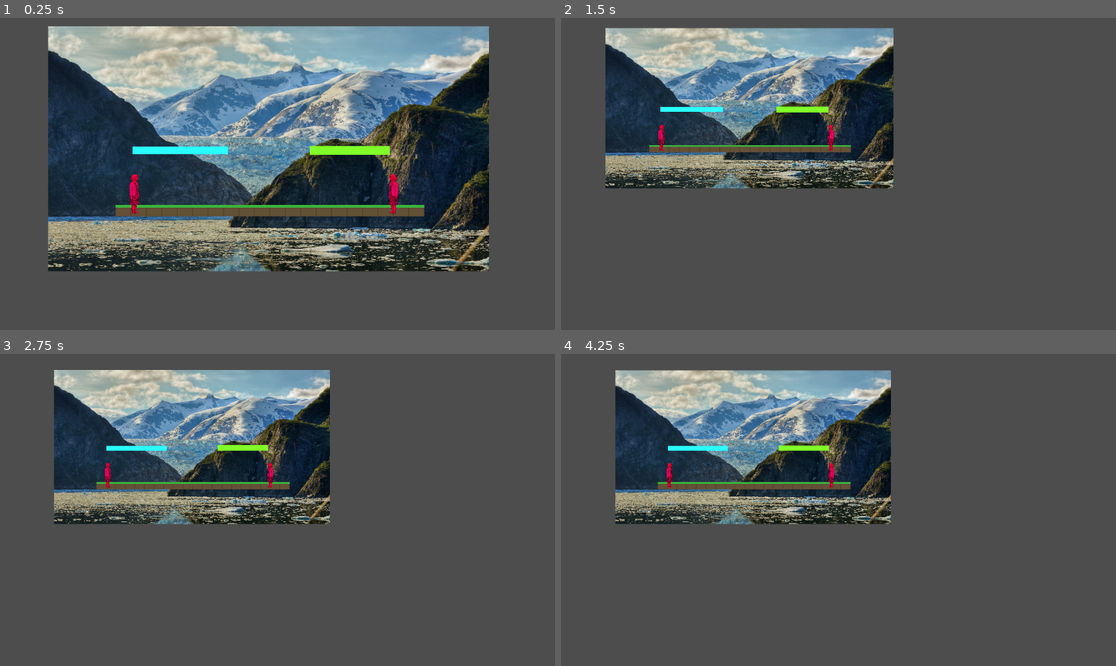
Above: before the commit, frames 1-4 (two rows, left to right).
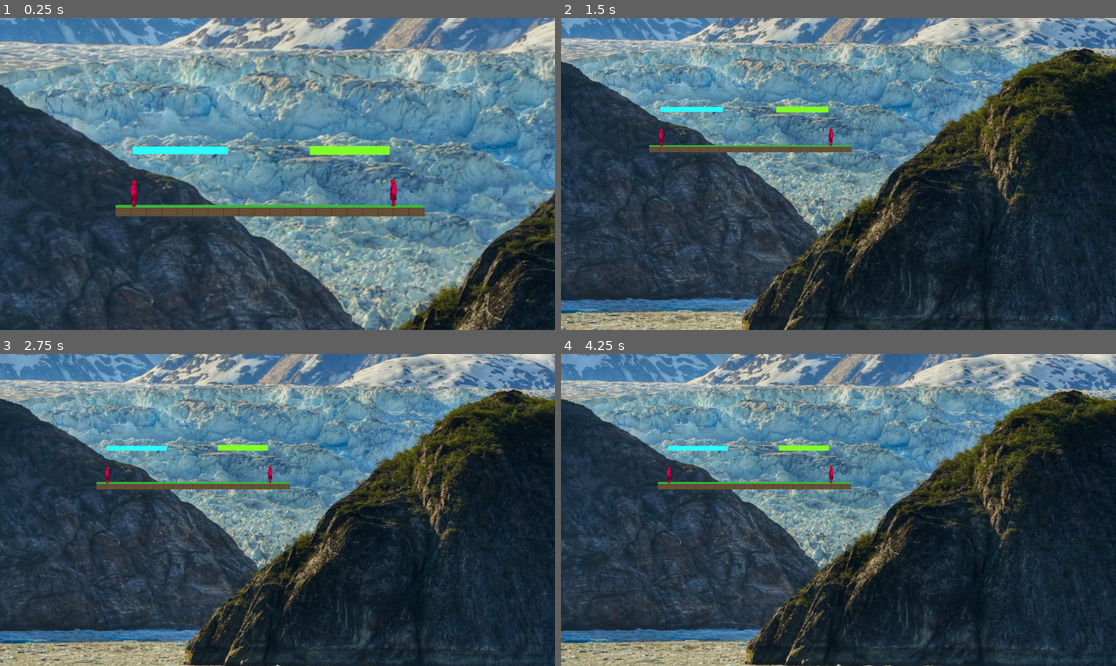
Above: after the commit, the same moments.

Repository: charles-priem/Fighter-i-
Game: Godot game, scene res://scenes/game_scene.tscn
Same seed, same stepped clock (60 frames per second), same inputs: the game is played once before the commit and once after it.
Inputs:
- Up to frame 1 (0.25 s): no input
- Up to frame 2 (1.5 s): no input
- Up to frame 3 (2.75 s): no input
- Up to frame 4 (4.25 s): tap Enter at 3.5 s

The runs differ from the first frame. In frame 1, 86% of the frame differs, in the area x 0-100%, y 0-100%; in frame 2, 92%; in frame 3, 93%; in frame 4, 93%.

Commit message:
test animation

Diff:
--- a/scenes/game_scene.tscn
+++ b/scenes/game_scene.tscn
@@ -4,7 +4,8 @@
 [ext_resource type="PackedScene" uid="uid://cvpoakggmg31i" path="res://scenes/player.tscn" id="1_w5aja"]
 [ext_resource type="Script" uid="uid://cgn1behbhvis2" path="res://scripts/camera_2d.gd" id="2_onqr8"]
 [ext_resource type="Script" uid="uid://bur1i54bpfqt0" path="res://scripts/hud.gd" id="3_ycayy"]
-[ext_resource type="Texture2D" uid="uid://br2yrmdmk8faq" path="res://assets/sprites/mathprof.png" id="4_kk2rg"]
+[ext_resource type="Texture2D" uid="uid://bgb68pv7ixas8" path="res://assets/aze-idle.png" id="4_mw25s"]
+[ext_resource type="Texture2D" uid="uid://cqxlijtoe32kx" path="res://assets/shared image.png" id="4_utbpp"]
 [ext_resource type="Script" uid="uid://bn4v75flwdudd" path="res://scripts/ElYaagoubi.gd" id="6_mwyo0"]
 [ext_resource type="Texture2D" uid="uid://btcdxcxed85ko" path="res://assets/sprites/bg2.jpg" id="7_kk2rg"]
 [ext_resource type="Script" uid="uid://d3g6uol51pi4d" path="res://scripts/Dubois.gd" id="8_77hjl"]
@@ -17,6 +18,94 @@
 
 [sub_resource type="RectangleShape2D" id="RectangleShape2D_onqr8"]
 size = Vector2(207, 23)
+
+[sub_resource type="AtlasTexture" id="AtlasTexture_77hjl"]
+atlas = ExtResource("4_mw25s")
+region = Rect2(0, 0, 261, 259)
+
+[sub_resource type="AtlasTexture" id="AtlasTexture_mw25s"]
+atlas = ExtResource("4_utbpp")
+region = Rect2(0, 0, 268, 253)
+
+[sub_resource type="AtlasTexture" id="AtlasTexture_tcjrq"]
+atlas = ExtResource("4_utbpp")
+region = Rect2(268, 0, 268, 253)
+
+[sub_resource type="AtlasTexture" id="AtlasTexture_rvs2r"]
+atlas = ExtResource("4_utbpp")
+region = Rect2(536, 0, 268, 253)
+
+[sub_resource type="AtlasTexture" id="AtlasTexture_tqxxy"]
+atlas = ExtResource("4_utbpp")
+region = Rect2(804, 0, 268, 253)
+
+[sub_resource type="AtlasTexture" id="AtlasTexture_5ay1a"]
+atlas = ExtResource("4_utbpp")
+region = Rect2(0, 253, 268, 253)
+
+[sub_resource type="AtlasTexture" id="AtlasTexture_ldkr4"]
+atlas = ExtResource("4_utbpp")
+region = Rect2(268, 253, 268, 253)
+
+[sub_resource type="AtlasTexture" id="AtlasTexture_liy57"]
+atlas = ExtResource("4_utbpp")
+region = Rect2(522, 259, 261, 259)
+
+[sub_resource type="AtlasTexture" id="AtlasTexture_mwyo0"]
+atlas = ExtResource("4_utbpp")
+region = Rect2(783, 259, 261, 259)
+
+[sub_resource type="AtlasTexture" id="AtlasTexture_s76x2"]
+atlas = ExtResource("4_utbpp")
+region = Rect2(0, 518, 261, 259)
+
+[sub_resource type="SpriteFrames" id="SpriteFrames_77hjl"]
+animations = [{
+"frames": [],
+"loop": true,
+"name": &"default",
+"speed": 5.0
+}, {
+"frames": [{
+"duration": 1.0,
+"texture": SubResource("AtlasTexture_77hjl")
+}],
+"loop": true,
+"name": &"idle",
+"speed": 8.0
+}, {
+"frames": [{
+"duration": 1.0,
+"texture": SubResource("AtlasTexture_mw25s")
+}, {
+"duration": 1.0,
+"texture": SubResource("AtlasTexture_tcjrq")
+}, {
+"duration": 1.0,
+"texture": SubResource("AtlasTexture_rvs2r")
+}, {
+"duration": 1.0,
+"texture": SubResource("AtlasTexture_tqxxy")
+}, {
+"duration": 1.0,
+"texture": SubResource("AtlasTexture_5ay1a")
+}, {
+"duration": 1.0,
+"texture": SubResource("AtlasTexture_ldkr4")
+}, {
+"duration": 1.0,
+"texture": SubResource("AtlasTexture_liy57")
+}, {
+"duration": 1.0,
+"texture": SubResource("AtlasTexture_mwyo0")
+}, {
+"duration": 1.0,
+"texture": SubResource("AtlasTexture_s76x2")
+}],
+"loop": true,
+"name": &"run",
+"speed": 25.0
+}]
 
 [node name="GameScene" type="Node2D" unique_id=2052335995]
 
@@ -83,10 +172,12 @@
 modulate = Color(1, 0.023529412, 0.43529412, 1)
 position = Vector2(-351, -51)
 script = ExtResource("6_mwyo0")
-
-[node name="Sprite2D2" type="Sprite2D" parent="El Yaagoubi" unique_id=728737708]
-scale = Vector2(0.2, 0.2)
-texture = ExtResource("4_kk2rg")
+max_jumps = 3
+
+[node name="AnimatedSprite2D" type="AnimatedSprite2D" parent="El Yaagoubi" unique_id=959956157]
+scale = Vector2(0.5, 0.5)
+sprite_frames = SubResource("SpriteFrames_77hjl")
+animation = &"idle"
 
 [node name="Dubois" parent="." unique_id=1493220019 instance=ExtResource("1_w5aja")]
 modulate = Color(1, 0.023529412, 0.43529412, 1)
@@ -94,9 +185,11 @@
 script = ExtResource("8_77hjl")
 player_number = 2
 
-[node name="Sprite2D2" type="Sprite2D" parent="Dubois" unique_id=980078084]
-scale = Vector2(0.2, 0.2)
-texture = ExtResource("4_kk2rg")
+[node name="AnimatedSprite2D" type="AnimatedSprite2D" parent="Dubois" unique_id=1527996360]
+position = Vector2(-1, -2)
+scale = Vector2(0.5, 0.5)
+sprite_frames = SubResource("SpriteFrames_77hjl")
+animation = &"idle"
 flip_h = true
 
 [node name="Camera2D" type="Camera2D" parent="." unique_id=938563523]
@@ -147,6 +240,6 @@
 
 [node name="Sprite2D" type="Sprite2D" parent="." unique_id=1750403046]
 z_index = -1
-position = Vector2(-3.500019, -161)
-scale = Vector2(0.5953124, 0.49687496)
+position = Vector2(474.0002, -268)
+scale = Vector2(2.8989584, 2.45625)
 texture = ExtResource("7_kk2rg")
--- a/scenes/player.tscn
+++ b/scenes/player.tscn
@@ -1,46 +1,16 @@
 [gd_scene format=3 uid="uid://cvpoakggmg31i"]
-
-[sub_resource type="Animation" id="Animation_u8vuu"]
-resource_name = "air_attack"
-length = 0.3
-
-[sub_resource type="Animation" id="Animation_3vyb7"]
-resource_name = "attack"
-length = 0.35
-
-[sub_resource type="Animation" id="Animation_g2els"]
-resource_name = "fall"
-length = 0.3
-
-[sub_resource type="Animation" id="Animation_qhqgy"]
-resource_name = "hit"
-length = 0.3
 
 [sub_resource type="Animation" id="Animation_dqkch"]
 resource_name = "idle"
-
-[sub_resource type="Animation" id="Animation_qlg0r"]
-resource_name = "jump"
-length = 0.3
 
 [sub_resource type="Animation" id="Animation_tuyoq"]
 resource_name = "run"
 length = 0.5
 
-[sub_resource type="Animation" id="Animation_fjrip"]
-resource_name = "smash"
-length = 0.6
-
 [sub_resource type="AnimationLibrary" id="AnimationLibrary_smehm"]
 _data = {
-&"air_attack": SubResource("Animation_u8vuu"),
-&"attack": SubResource("Animation_3vyb7"),
-&"fall": SubResource("Animation_g2els"),
-&"hit": SubResource("Animation_qhqgy"),
 &"idle": SubResource("Animation_dqkch"),
-&"jump": SubResource("Animation_qlg0r"),
-&"run": SubResource("Animation_tuyoq"),
-&"smash": SubResource("Animation_fjrip")
+&"run": SubResource("Animation_tuyoq")
 }
 
 [sub_resource type="CapsuleShape2D" id="CapsuleShape2D_3vyb7"]
--- a/scripts/Dubois.gd
+++ b/scripts/Dubois.gd
@@ -1,10 +1,27 @@
 extends BasePlayer
+
+@onready var animated_sprite = $AnimatedSprite2D
 
 func _ready():
 	super._ready()
 	character_name  = "Dubois"
-	character_color = Color(0.9, 0.5, 0.1)
+	character_color = Color(1.0, 1.0, 1.0)
 	move_speed = 320.0
 	jump_force = 700.0
 	weight     = 0.9
 	max_jumps  = 2
+
+func _physics_process(delta):
+	super._physics_process(delta)
+	update_animation()
+
+func update_animation():
+#	if not is_on_floor():
+#		if velocity.y < 0:
+#			animated_sprite.play("jump")
+#		else:
+#			animated_sprite.play("fall")
+	if abs(velocity.x) > 20:
+		animated_sprite.play("run")
+	else:
+		animated_sprite.play("idle")
--- a/scripts/ElYaagoubi.gd
+++ b/scripts/ElYaagoubi.gd
@@ -1,10 +1,27 @@
 extends BasePlayer
+
+@onready var animated_sprite = $AnimatedSprite2D
 
 func _ready():
 	super._ready()
 	character_name  = "ElYaagoubi"
-	character_color = Color(0.9, 0.5, 0.1)
+	character_color = Color(1.0, 1.0, 1.0)
 	move_speed = 320.0
 	jump_force = 700.0
 	weight     = 0.9
 	max_jumps  = 2
+
+func _physics_process(delta):
+	super._physics_process(delta)
+	update_animation()
+
+func update_animation():
+#	if not is_on_floor():
+#		if velocity.y < 0:
+#			animated_sprite.play("jump")
+#		else:
+#			animated_sprite.play("fall")
+	if abs(velocity.x) > 20:
+		animated_sprite.play("run")
+	else:
+		animated_sprite.play("idle")
--- a/scripts/base_player.gd
+++ b/scripts/base_player.gd
@@ -20,12 +20,12 @@
 
 @export var player_number: int = 1
 
-@onready var sprite = $Sprite2D2
+@onready var sprite = $AnimatedSprite2D
 
 # READY
 func _ready():
 	add_to_group("players")
-	sprite.modulate = character_color
+	#sprite.modulate = character_color
 
 # BOUCLE PHYSIQUE
 func _physics_process(delta):
Binary file added: assets/aze-idle.png
Binary file added: assets/shared image.png
Binary file added: assets/test.png
